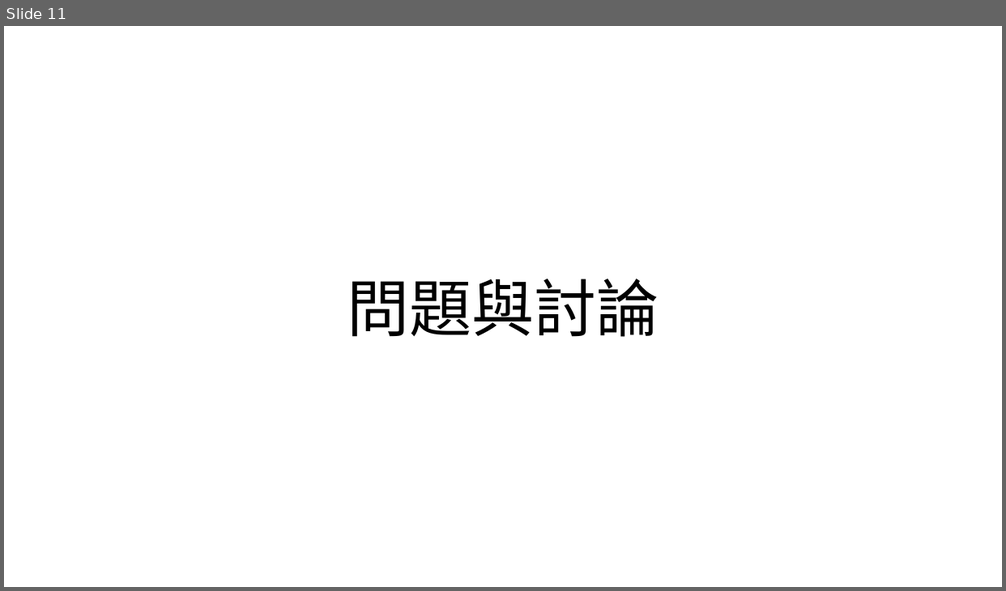
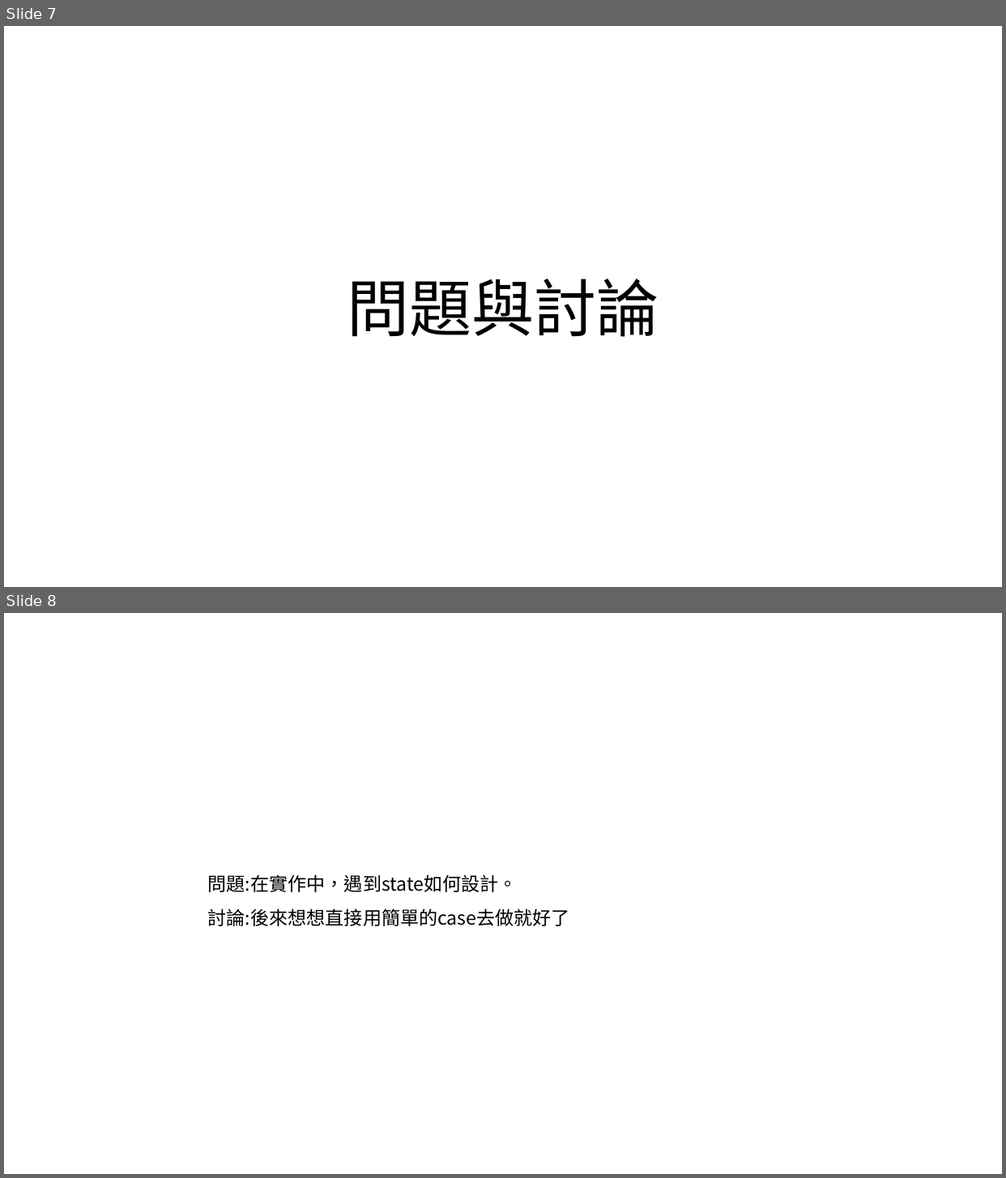
Before and after one commit to b0742020/Course_FPGA, a slide deck: LAB04/lab4_312651057.pptx. Shown one above the other, each under a label of ours: slide 11 before the commit, slides 7 and 8 after it. The pictures are 1006x591 and 1006x1178 pixels, drawn with LibreOffice and Linux fonts; fonts in the diff are those of the drawing. Boxes give left, top, right and bottom in pixels: in the first picture for what was removed or moved away, otherwise in the second. Text is boxed around its words. In the diff, an @@ line names an element or a change of style, - is before the commit and + after.

```diff
--- a/LAB04/lab4_312651057.pptx
+++ b/LAB04/lab4_312651057.pptx
@@ slide 8 added at box(4, 613, 1002, 1174), background #FFFFFF @@
@@ text added at box(208, 875, 570, 926), 18 pt, text #000000 @@
+問題:在實作中，遇到state如何設計。
+討論:後來想想直接用簡單的case去做就好了
@@ what was slide 11 is now slide 7 @@
```
Also in this commit, not shown: 1 other slide added, 6 slides removed, 1 other file.
